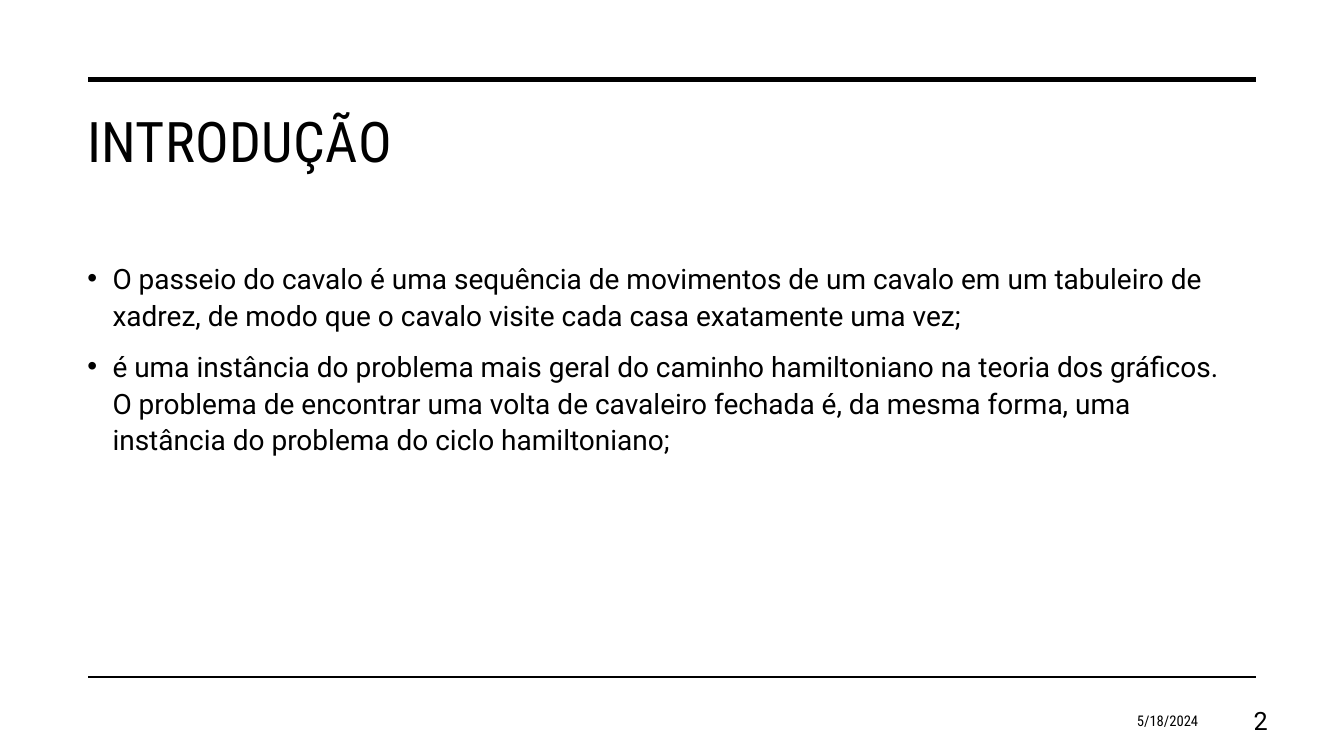
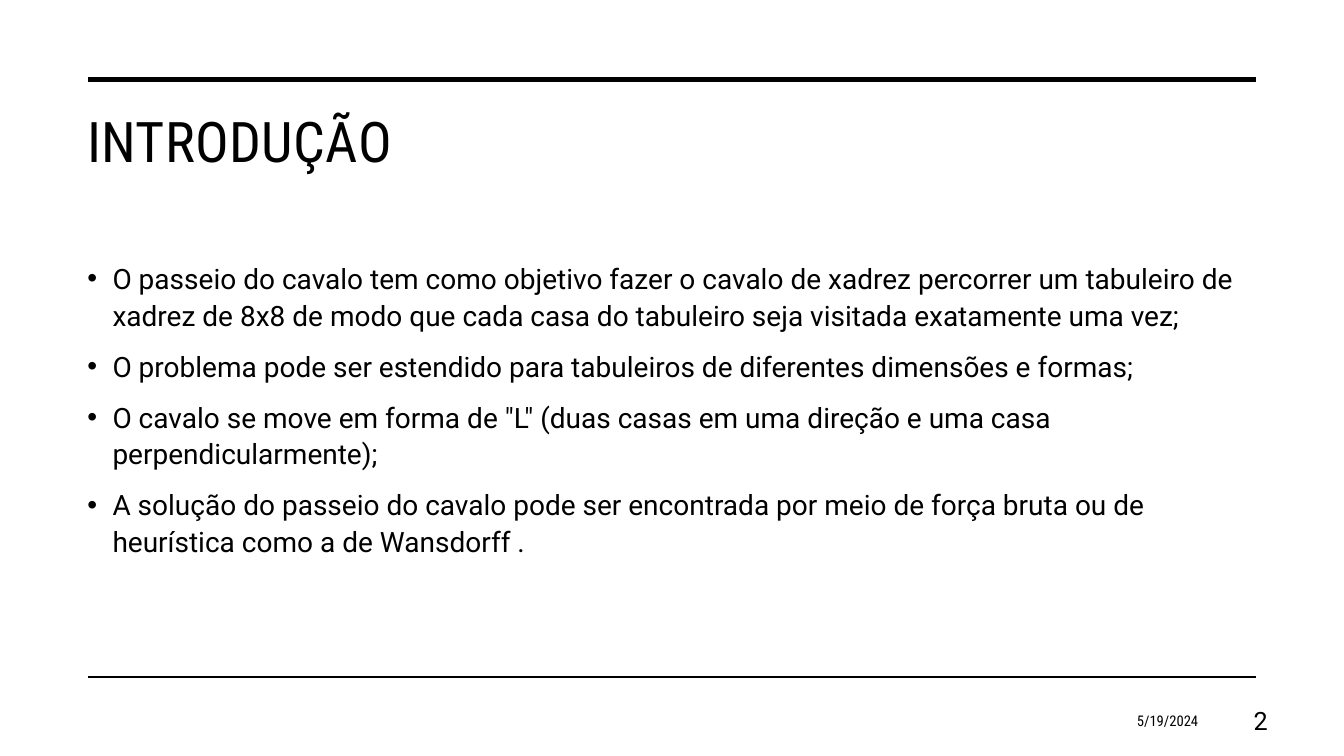
Before and after one commit to eduardosavian/chess-horse-tour, a slide deck: slide 2 of Presentation.pptx. Drawn at 1344x756 pixels with LibreOffice and Linux fonts; fonts in the diff are those of the drawing. Boxes give left, top, right and bottom in pixels: in the first picture for what was removed or moved away, otherwise in the second. Text is boxed around its words. In the diff, an @@ line names an element or a change of style, - is before the commit and + after.

```diff
--- a/Presentation.pptx
+++ b/Presentation.pptx
@@ text at (113, 267, 1233, 553): text changed @@
-• O passeio do cavalo é uma sequência de movimentos de um cavalo em um tabuleiro de xadrez, de modo que o cavalo visite cada casa exatamente uma vez;
-• é uma instância do problema mais geral do caminho hamiltoniano na teoria dos gráficos. O problema de encontrar uma volta de cavaleiro fechada é, da mesma forma, uma instância do problema do ciclo hamiltoniano;
+• O passeio do cavalo tem como objetivo fazer o cavalo de xadrez percorrer um tabuleiro de xadrez de 8x8 de modo que cada casa do tabuleiro seja visitada exatamente uma vez;
+• O problema pode ser estendido para tabuleiros de diferentes dimensões e formas;
+• O cavalo se move em forma de "L" (duas casas em uma direção e uma casa perpendicularmente);
+• A solução do passeio do cavalo pode ser encontrada por meio de força bruta ou de heurística como a de Wansdorff .
@@ text at (1137, 715, 1198, 727): text changed @@
-5/18/2024
+5/19/2024
```
Also in this commit, not shown: 7 other slides changed, 15 slides added, 5 other files.
